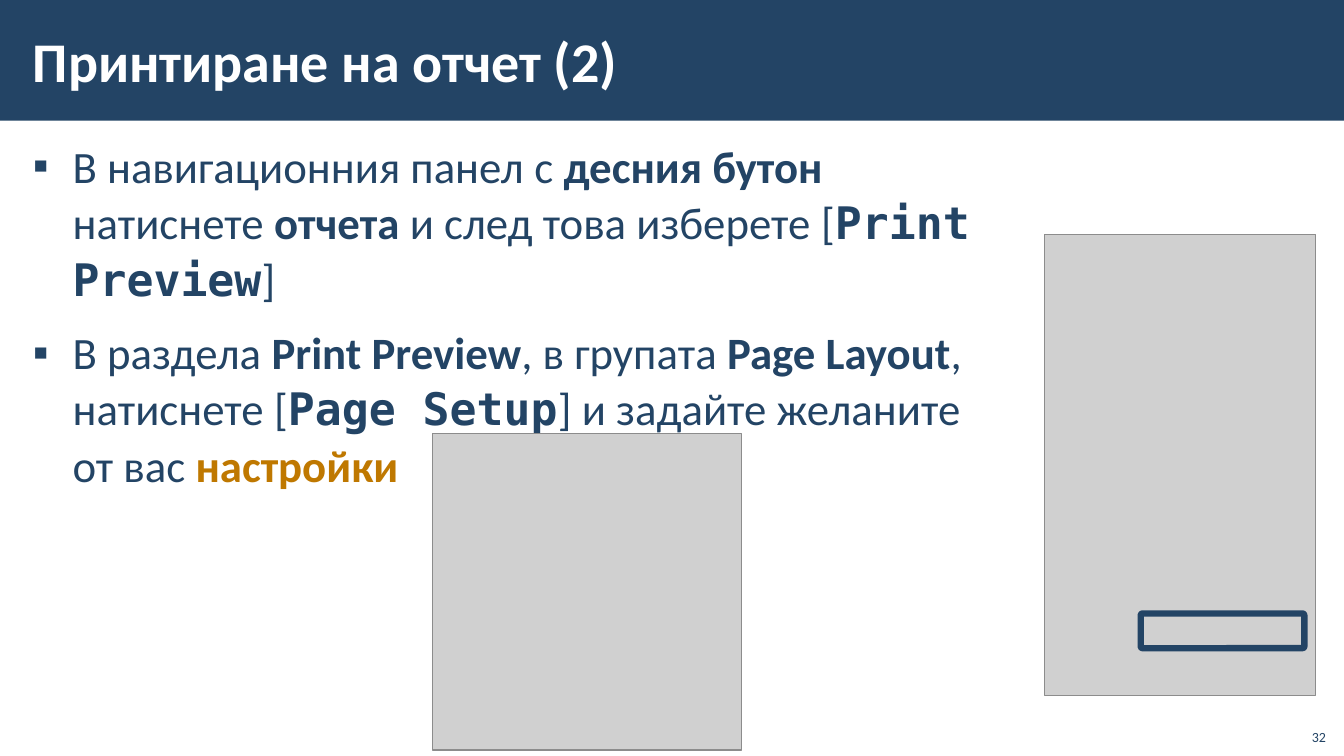
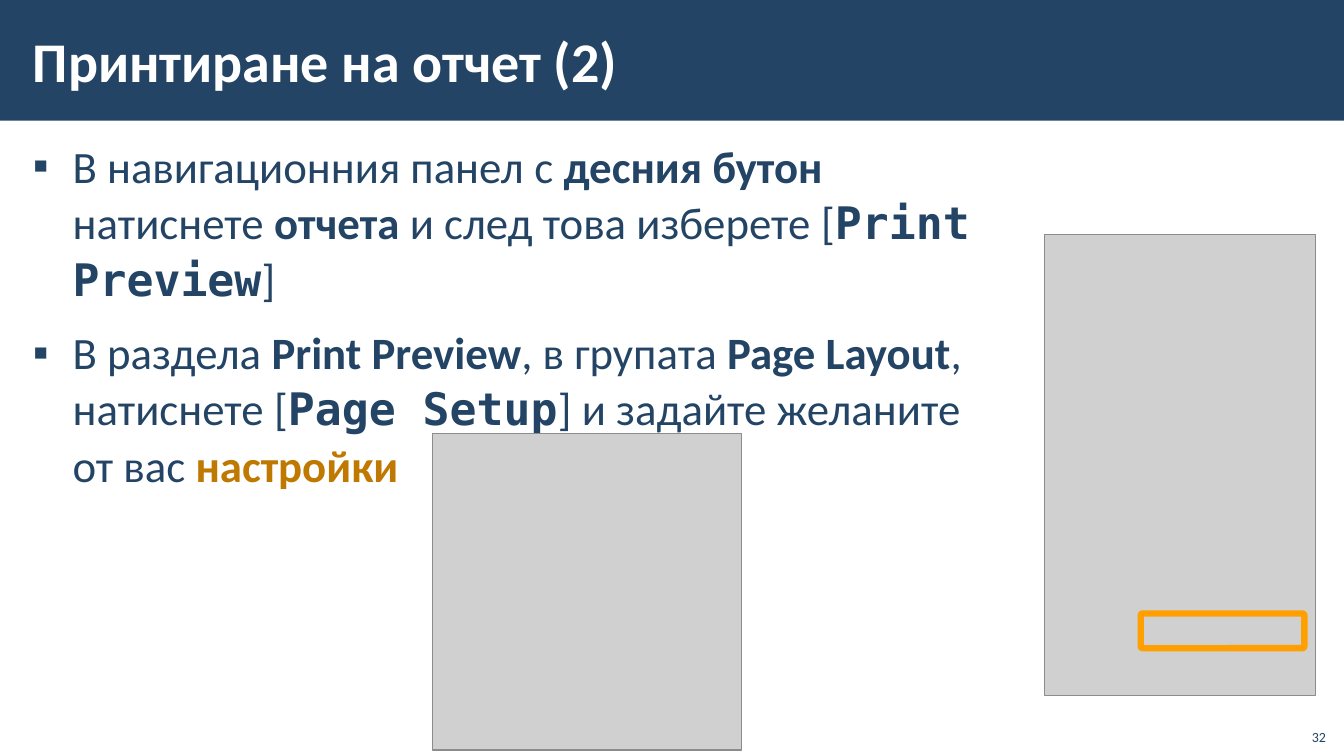
Before and after one commit to BG-IT-Edu/School-Programming, a slide deck: slide 32 of Courses/Software-Sciences/Module-3-Databases-New/13-MS-Access/13-MS-Access-Queries-Forms-Reports.pptx. Drawn at 1344x756 pixels with LibreOffice and Linux fonts; fonts in the diff are those of the drawing; grey boxes stand for pictures; background and template pictures are left out. Boxes give left, top, right and bottom in pixels: in the first picture for what was removed or moved away, otherwise in the second. Text is boxed around its words. In the diff, an @@ line names an element or a change of style, - is before the commit and + after.

```diff
--- a/Courses/Software-Sciences/Module-3-Databases-New/13-MS-Access/13-MS-Access-Queries-Forms-Reports.pptx
+++ b/Courses/Software-Sciences/Module-3-Databases-New/13-MS-Access/13-MS-Access-Queries-Forms-Reports.pptx
@@ rounded rectangle at <box>1141,614,1305,648</box>: outline #234465 4.5 pt to #FFA000 4.5 pt @@
```
Also in this commit, not shown: 4 other slides changed.
